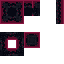
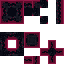
Comparing the layer stacks of the two 64px x 64px images. Changes:
added layer "Tile01_sided copy 3" in group "Group 1" over bbox(48, 56, 56, 64)
added layer "Tile01_sided copy 2" in group "Group 1" over bbox(56, 48, 64, 56)
added layer "Tile01_sided copy" in group "Group 1" over bbox(48, 40, 56, 48)
added layer "Tile01_sided" in group "Group 1" over bbox(40, 48, 48, 56)
added layer "Tile01_QuadRound" in group "Group 1" over bbox(48, 48, 56, 56)
added layer "Tile01_DoubleRound copy" in group "Group 1" over bbox(40, 16, 48, 24)
added layer "Tile01_DoubleRound" in group "Group 1" over bbox(40, 0, 48, 8)
added layer "Tile01_Doublesided copy" in group "Group 1" over bbox(32, 56, 40, 64)
added layer "Tile01_Doublesided" in group "Group 1" over bbox(24, 56, 32, 64)
painted on "Tile01_Top" (1st of 2, in "Group 1") over bbox(24, 0, 32, 7)
painted on "Tile01_Top copy 3" over bbox(0, 8, 7, 16)
painted on "Tile01_Top copy 2" over bbox(17, 8, 24, 16)
painted on "Tile01_Top copy" over bbox(8, 17, 16, 24)
painted on "Tile01_Top" (2nd of 2, in "Group 1" › "Outer Rinding") over bbox(8, 0, 16, 7)
painted on "Tile01_Top copy 11" over bbox(8, 33, 16, 40)
painted on "Tile01_Top copy 10" over bbox(1, 40, 8, 48)
painted on "Tile01_Top copy 9" over bbox(16, 40, 23, 48)
painted on "Tile01_Top copy 8" over bbox(8, 48, 16, 55)
painted on "Tile01_Top copy 6" over bbox(57, 16, 64, 24)
painted on "Tile01_Top copy 5" over bbox(57, 8, 64, 16)
painted on "Tile01_Top copy 4" over bbox(57, 0, 64, 8)
